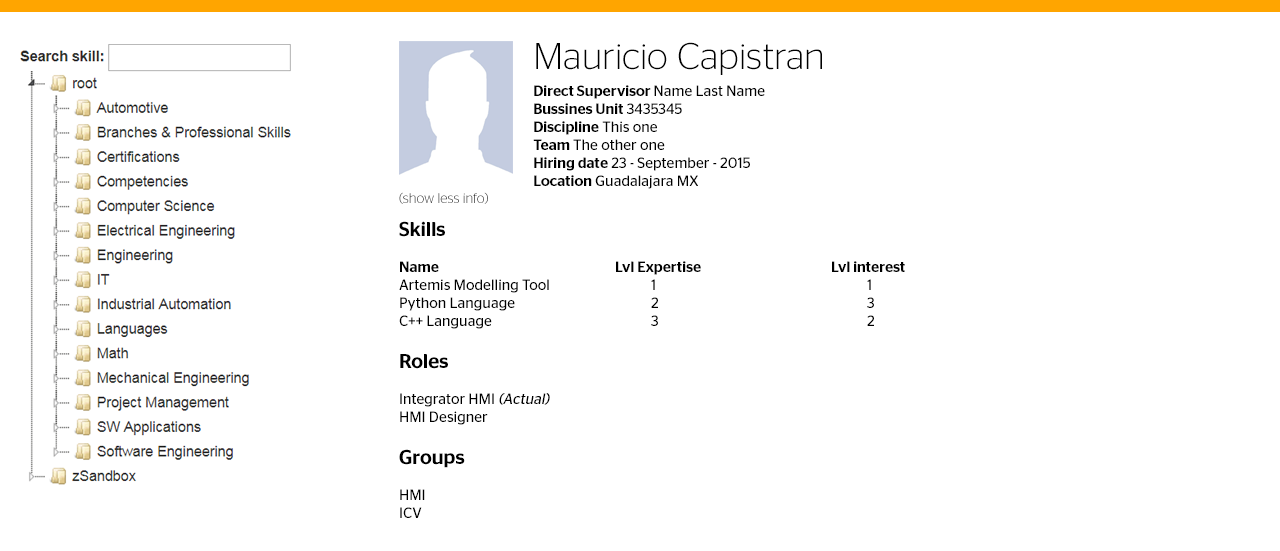
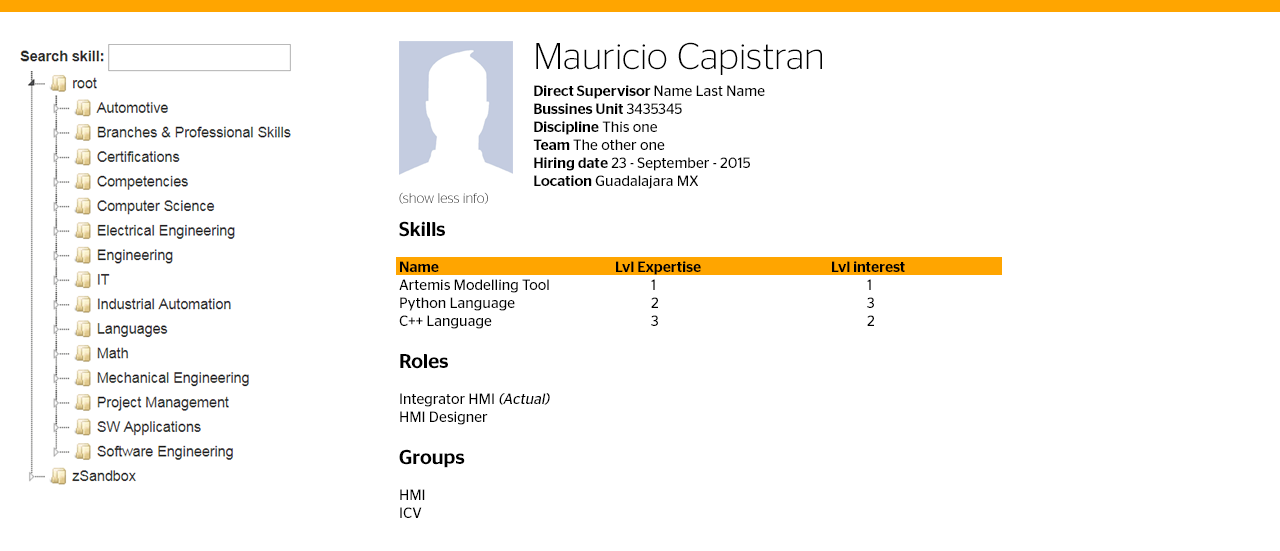
Comparing the layer stacks of the two 1280 × 551 images. Changes:
added layer "tabla" above "picture" over (396, 257, 1002, 275)
